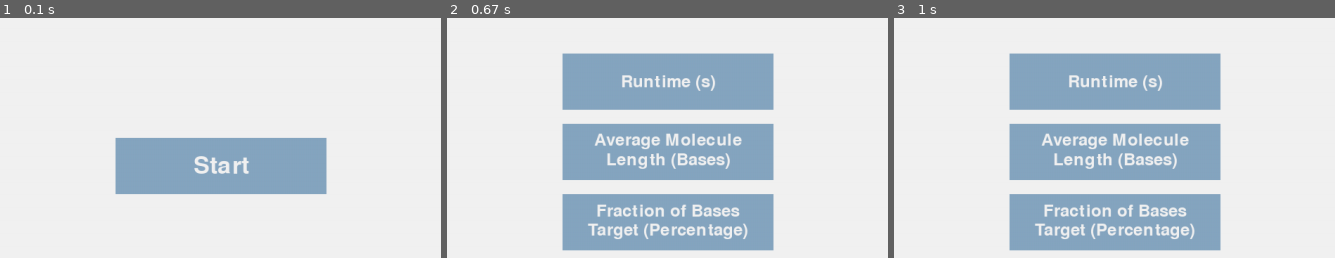
Above: before the commit, frames 1-3 (left to right).
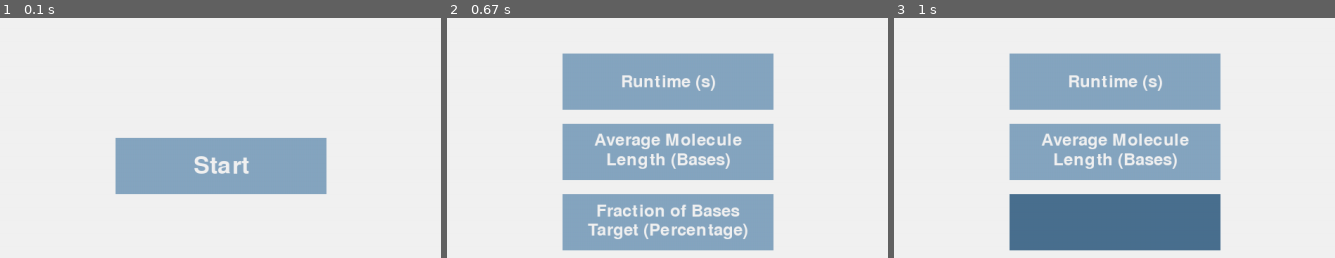
Above: after the commit, the same moments.

Repository: Leina85/A-Level-NEA
Game: pygame game, started from NEA/pipeline/main.py
Two runs of this game, one before a commit and one after it. Both use one fixed random seed, a clock stepped at 60 frames per second and the inputs below.
Inputs (mouse positions are % of the whole screen's width and height, from its top left):
- Up to frame 1 (0.1 s): no input
- Up to frame 2 (0.67 s): click (50, 50) at 0.38 s
- Up to frame 3 (1 s): click (51, 57) at 0.72 s
The pictures show only the part of the screen within x 25-75%, y 20-70%; the shares and areas given below are measured in that part.

Frames 1-2 are identical in both runs. In frame 3, 11% of the frame differs, in the area x 26-75%, y 73-97%.

Commit message:
fixed indent breaking user inputs

Diff:
--- a/NEA/pipeline/gui.py
+++ b/NEA/pipeline/gui.py
@@ -178,7 +178,7 @@
                         if btn_key == 'toggle' and current_screen == 'graph_menu':
                             screen_info['show_graph_4'] = not screen_info.get('show_graph_4', False)
                             btn_data['text'] = 'Adaptive' if screen_info['show_graph_4'] else 'Standard'
-                        break
+                            break
 
                         # handle input buttons
                         if btn_data.get('input'):
